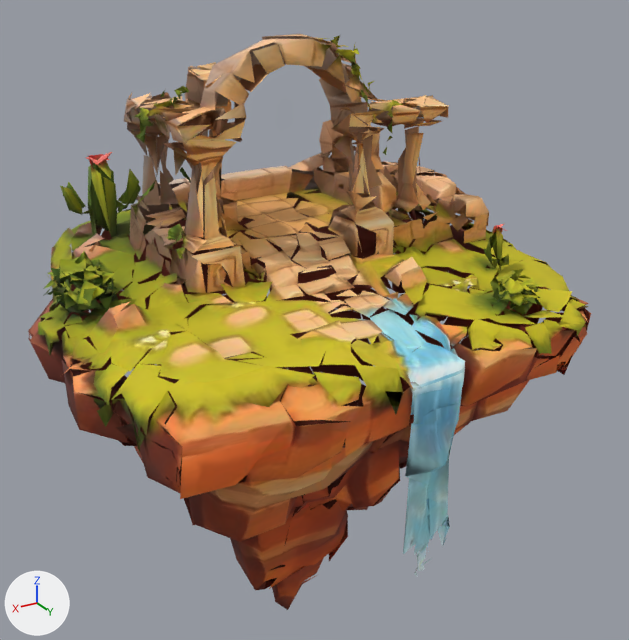
A saved change to the glTF model public/meu-mundo/jetpack/canion/ilha.glb.
Both versions are drawn from a 50 mm camera at (0.617, 1.089, 0.604) aimed at (-0.039, -0.005, 0.057). The lights are fixed; the arrows at lower left show +X, +Y and +Z. The older version comes first. Vertices at exactly the same position are counted once.

Objects in the first picture: 'ilha'.
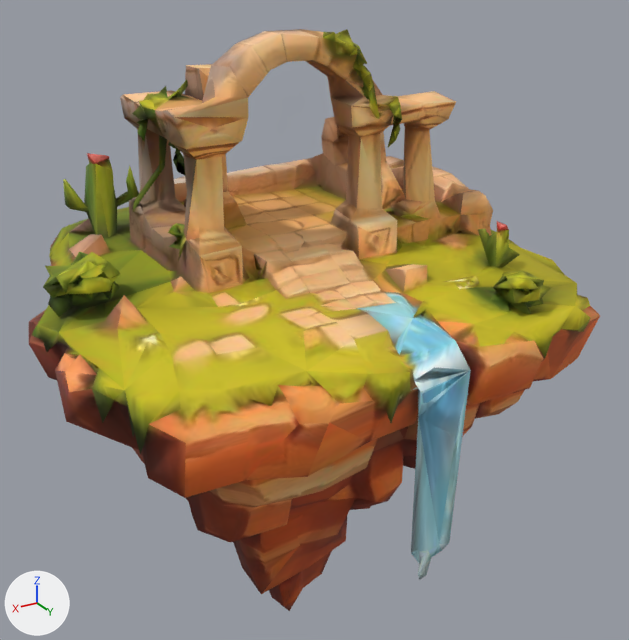
Patch to the scene script:
```diff
--- a/public/meu-mundo/jetpack/canion/ilha.glb.py
+++ b/public/meu-mundo/jetpack/canion/ilha.glb.py
@@ me_tripo_mesh_9c352a3b_3b21_4b87_b209_fb0eeae2bd02 @@
 # used by ob_ilha; location = (0.0, 0.0, 0.0)
-me_tripo_mesh_9c352a3b_3b21_4b87_b209_fb0eeae2bd02.from_pydata(...)  # 4063 vertices, 3200 faces; spans x -0.391..0.391, y -0.355..0.355, z -0.5..0.494
+me_tripo_mesh_9c352a3b_3b21_4b87_b209_fb0eeae2bd02.from_pydata(...)  # 1421 vertices, 3200 faces; spans x -0.395..0.395, y -0.357..0.357, z -0.5..0.5
+# me_tripo_mesh_9c352a3b_3b21_4b87_b209_fb0eeae2bd02 part 1: the loose piece of 495 vertices spanning x -0.361..0.358, y -0.309..0.346, z -0.444..0.192 is rebuilt with 1421 vertices and now spans x -0.395..0.395, y -0.357..0.357, z -0.5..0.5
+# me_tripo_mesh_9c352a3b_3b21_4b87_b209_fb0eeae2bd02 part 2: 498 loose pieces with 3568 vertices, spanning x -0.391..0.391, y -0.355..0.355, z -0.5..0.494, are deleted
 me_tripo_mesh_9c352a3b_3b21_4b87_b209_fb0eeae2bd02.materials.append(mat_tripo_mat_9c352a3b_3b21_4b87_b209_fb0eeae2bd02)
```

Pixel boxes (x1, y1, x2, y2) of what changed, in the pictures (629 x 640 px):
'ilha', reshaped
    before: (28, 34, 591, 610)
    after: (29, 29, 600, 611)
part 1 of me_tripo_mesh_9c352a3b_3b21_4b87_b209_fb0eeae2bd02, rebuilt (58% taller)
    before: (49, 228, 591, 597)
    after: (29, 29, 600, 611)
part 2 of me_tripo_mesh_9c352a3b_3b21_4b87_b209_fb0eeae2bd02, deleted
    before: (28, 34, 589, 610)
